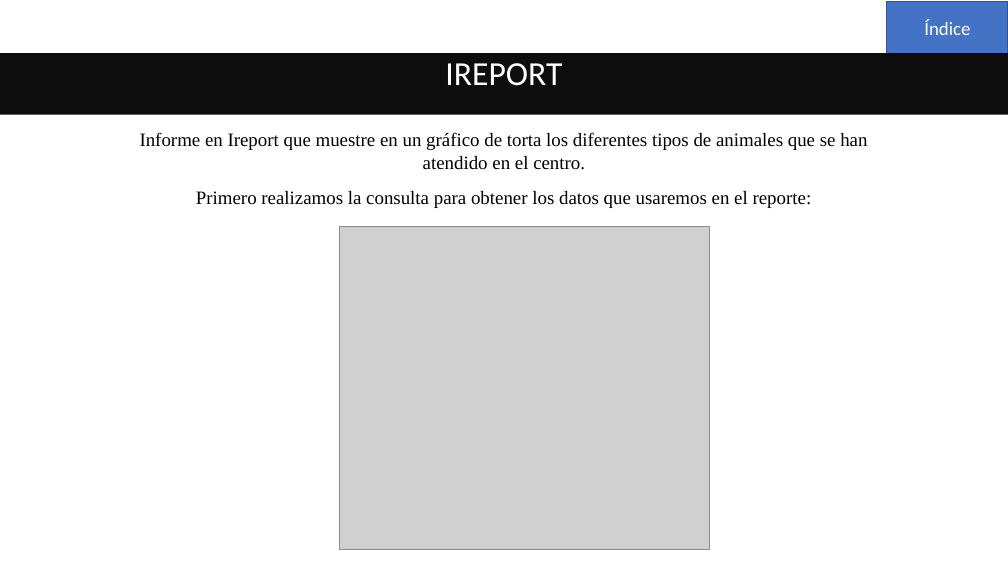
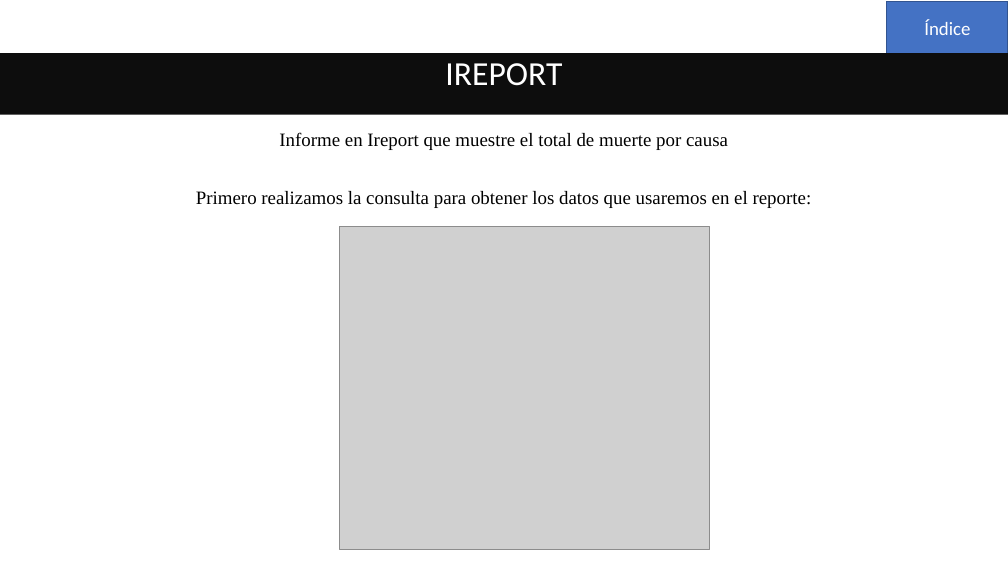
Before and after one commit to xELDIEGOx/BDCEMENTERIO, a slide deck: slide 23 of PROYECTO COMPLETO/CEMENTERIO PROYECTO GBDD.pptx. Drawn at 1008x567 pixels with LibreOffice and Linux fonts; fonts in the diff are those of the drawing; grey boxes stand for pictures. Boxes give left, top, right and bottom in pixels: in the first picture for what was removed or moved away, otherwise in the second. Text is boxed around its words. In the diff, an @@ line names an element or a change of style, - is before the commit and + after.

```diff
--- a/PROYECTO COMPLETO/CEMENTERIO PROYECTO GBDD.pptx
+++ b/PROYECTO COMPLETO/CEMENTERIO PROYECTO GBDD.pptx
@@ text at (279,132,728,150): text changed @@
-Informe en Ireport que muestre en un gráfico de torta los diferentes tipos de animales que se han atendido en el centro.
+Informe en Ireport que muestre el total de muerte por causa
```
Also in this commit, not shown: 1 other slide changed.
